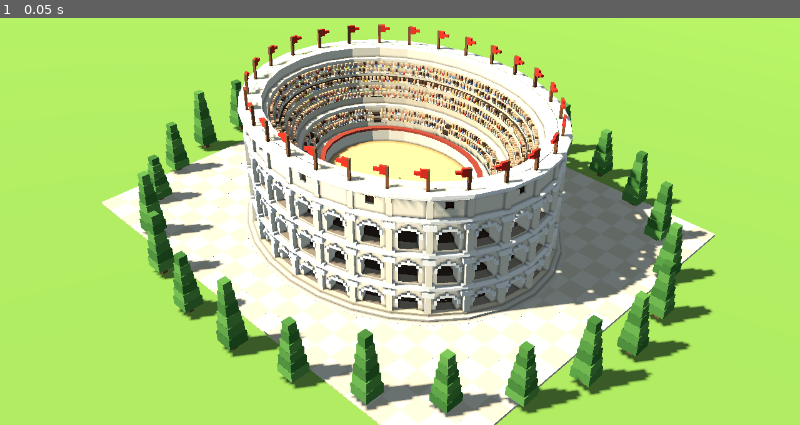
Above: before the commit, frame 1.
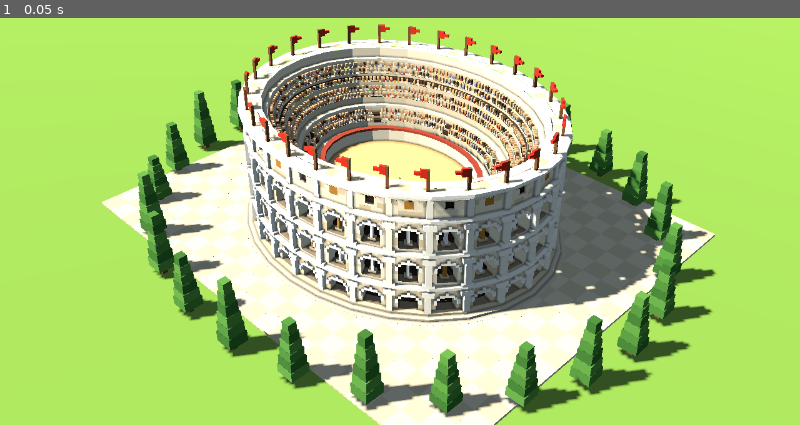
Above: after the commit, the same moment.

Repository: ramonfueglister/apoleia
Game: Godot game, scene res://main.tscn
Same seed, same stepped clock (60 frames per second), same inputs: the game is played once before the commit and once after it.
Inputs:
- Up to frame 1 (0.05 s): no input

The runs differ from the first frame. In frame 1, 1.7% of the frame differs, in the area x 30-81%, y 5-72%.

Commit message:
Colosseum: ashlar variation, statues, bronze shields, calm far crowd
Ashlar courses with darker blocks and a weathered lowest storey (nearest
LOD only), lighter half columns, statues in the upper arches, bronze
shields in the attic, deeper corner occlusion and stronger sun. Coarse
LODs show the crowd in muted mixed tones instead of confetti.

Co-Authored-By: Claude Opus 5.5 (1M context) <noreply@anthropic.com>

Diff:
--- a/prototypes/colosseum/colosseum_mesh.gd
+++ b/prototypes/colosseum/colosseum_mesh.gd
@@ -25,7 +25,7 @@
 const ARENA_E := 0.5        # arena edge as a share of the radius
 const ROW_D := 0.25         # seat row depth
 const FINE := 0.125         # LOD0 voxel size; coarser LODs supersample at this step
-const CACHE := "user://colosseum_v6_%s.res"
+const CACHE := "user://colosseum_v7_%s.res"
 # Voxel sizes of the LODs, and the camera distances where each one shows.
 const LOD_VOXELS := [0.125, 0.25, 0.5]
 const LOD_RANGES := [0.0, 50.0, 140.0, 320.0, 6000.0]
@@ -37,16 +37,21 @@
 	Color("dcb87e"), Color("c9a26a"), Color("e2d4b8"), Color("7a5236"), Color("c8372a"),
 	Color("3a2c24"), Color("d9a27a"), Color("4a3426"), Color("eadbbd"),
 	Color("f2ebdd"), Color("d9c7a8"), Color("a5835f"), Color("b8483a"), Color("6f7f9a"),
-	Color("c9a050"), Color("8a6a50"), Color("e6d8c0"), Color("9a4434")]
+	Color("c9a050"), Color("8a6a50"), Color("e6d8c0"), Color("9a4434"),
+	Color("dccaa8"), Color("d1bd99"), Color("f1ece2"), Color("a8783a"), Color("efe6d2"),
+	Color("c7ae92"), Color("b39a80"), Color("bfa58a"), Color("b47a62")]
 enum { EMPTY, PAVE, STONE, STONE_MID, CORNICE, GALLERY, GALLERY_FLOOR, WINDOW, SEAT_STONE,
 	WALKWAY, SAND, SAND_DARK, PODIUM, MAST, RED, VOMITORIUM, SKIN, HAIR, SILL, CROWD,
-	PODIUM_BAND = 27 }
+	PODIUM_BAND = 27, STONE_LOW, STONE_B, STATUE, BRONZE, COLUMN, CROWD_MUTED }
 const CROWD_COUNT := 8
+const CROWD_MUTED_COUNT := 4
+# Ashlar variation is only worth its triangles at the nearest LOD.
+static var _ashlar := true
 # Top faces that differ from the sides: a sill is stone in front, but its top
 # is the shaded arcade floor seen through the arch.
 const TOP := {SILL: Color("8a7a66")}
 # Corner occlusion: 0 = both sides blocked, 3 = open.
-const AO := [0.55, 0.72, 0.87, 1.0]
+const AO := [0.5, 0.68, 0.85, 1.0]
 # Arch geometry of one arcade storey, shared by the opening and its frame.
 const ARCH_HALF := 0.47
 const ARCH_SPRING := 0.7
@@ -83,7 +88,7 @@
 	if y >= WALL_TOP - 0.375:
 		return CORNICE if d >= -0.125 else EMPTY
 	if y >= TIER * 3.0:
-		return STONE if pier < 0.16 and d >= -0.125 else EMPTY
+		return COLUMN if pier < 0.16 and d >= -0.125 else EMPTY
 	var k := int(y / TIER)
 	var ly := y - k * TIER
 	if ly >= TIER - 0.125:
@@ -95,7 +100,7 @@
 		if pier < 0.25 and d >= -0.25:
 			return CORNICE
 	elif pier < 0.19 and d >= -sqrt(maxf(0.0, 0.19 * 0.19 - pier * pier)) - 0.03:
-		return STONE
+		return COLUMN
 	# Arch frame and keystone, one voxel proud of the wall.
 	if d >= -0.125:
 		var r := Vector2(dx, ly - ARCH_SPRING).length()
@@ -115,12 +120,36 @@
 		var floor_y := PLINTH if k == 0 else 0.125
 		var top := ARCH_SPRING + sqrt(maxf(0.0, ARCH_HALF * ARCH_HALF - dx * dx))
 		if absf(dx) < ARCH_HALF and ly >= floor_y and ly < top:
+			if k > 0 and d >= 0.25:
+				return _statue(dx, ly - floor_y, variant + k)
 			return EMPTY
-		return SILL if ly < floor_y else STONE
+		return SILL if ly < floor_y else _ashlar_at(dx, y, variant, STONE_LOW if k == 0 else STONE)
 	var ly := y - TIER * 3.0
 	if variant % 2 == 0 and absf(dx) < 0.19 and ly >= 0.375 and ly < 0.75:
 		return EMPTY if d < 0.125 else WINDOW
-	return STONE
+	# Bronze shields between the attic windows, one voxel proud.
+	if variant % 2 == 1 and Vector2(dx, ly - 0.56).length() < 0.2:
+		return BRONZE if d < 0.125 else STONE
+	return _ashlar_at(dx, y, variant, STONE)
+
+## Ashlar courses: a few blocks a shade darker, so the wall reads as stone.
+static func _ashlar_at(dx: float, y: float, variant: int, base: int) -> int:
+	if not _ashlar:
+		return base
+	var course := floori(y / 0.25)
+	var block := floori((dx + 0.5 * BAY_W) / 0.5 + 0.5 * (course % 2))
+	return STONE_B if absi(hash(Vector3i(variant, course, block))) % 100 < 28 else base
+
+## A statue on a pedestal in an upper arch; every third one is bronze.
+static func _statue(dx: float, h: float, which: int) -> int:
+	var material := BRONZE if which % 3 == 0 else STATUE
+	if h < 0.125:
+		return STONE_MID if absf(dx) < 0.19 else EMPTY
+	if h < 0.625:
+		return material if absf(dx) < 0.125 else EMPTY
+	if h < 0.75:
+		return material if absf(dx) < 0.07 else EMPTY
+	return EMPTY
 
 ## Ambulatory behind the arches: floors, radial walls at the piers, a dark
 ## back wall. This is what the eye sees through every arch.
@@ -255,7 +284,6 @@
 					counts.fill(0)
 					var solid := 0
 					var people := 0
-					var crowd := CROWD
 					for sz in ss:
 						for sy in ss:
 							for sx in ss:
@@ -267,22 +295,20 @@
 									people += 1
 								if s >= CROWD and s < CROWD + CROWD_COUNT:
 									people += 1
-									if counts[CROWD] == 0:
-										crowd = s
 									s = CROWD
 								counts[s] += 1 << sy
 					if counts[RED] > 0:
 						c = RED
 					elif people * 16 >= ss * ss * ss:
 						# Seated figures are thinner than a coarse voxel: they
-						# become crowd-coloured blocks instead of vanishing.
-						c = crowd if counts[CROWD] > 0 else SKIN
+						# become calm mixed crowd tones, not vanishing or confetti.
+						c = CROWD_MUTED + absi(hash(Vector4i(variant, x, y, z))) % CROWD_MUTED_COUNT
 					elif solid * 8 >= ss * ss * ss * 3:
 						var best := 0
 						for i in range(1, counts.size()):
 							if counts[i] > counts[best]:
 								best = i
-						c = crowd if best == CROWD else best
+						c = CROWD_MUTED + absi(hash(Vector4i(variant, x, y, z))) % CROWD_MUTED_COUNT if best == CROWD else best
 				grid[x + n.x * (y + n.y * z)] = c
 	return {"grid": grid, "n": n, "v": v}
 
@@ -421,6 +447,7 @@
 ## The ring at voxel size v: each variant is voxelized and meshed once, then
 ## bent onto every bay that uses it.
 static func build(v: float) -> ArrayMesh:
+	_ashlar = v <= FINE
 	var st := SurfaceTool.new()
 	st.begin(Mesh.PRIMITIVE_TRIANGLES)
 	for variant in VARIANTS:
@@ -448,7 +475,7 @@
 		_flat(st, [_onto(p0, 0.0, WALL_TOP), _onto(p1, 0.0, WALL_TOP), _onto(p1, 0.75, WALL_TOP), _onto(p0, 0.75, WALL_TOP)],
 			PALETTE[CORNICE].lerp(PALETTE[RED], 0.55), Vector3.UP)
 		_flat(st, [_onto(p0, 1.0, SEAT_TOP), _onto(p1, 1.0, SEAT_TOP), _onto(p1, arena, PODIUM_TOP), _onto(p0, arena, PODIUM_TOP)],
-			PALETTE[CROWD + 1].lerp(PALETTE[CROWD + 2], 0.5), Vector3.UP)
+			PALETTE[CROWD_MUTED + 1], Vector3.UP)
 		_flat(st, [_onto(p0, 0.75, WALL_TOP), _onto(p1, 0.75, WALL_TOP), _onto(p1, 0.75, SEAT_TOP), _onto(p0, 0.75, SEAT_TOP)], PALETTE[STONE_MID], -out)
 		_flat(st, [_onto(p0, arena, PODIUM_TOP), _onto(p1, arena, PODIUM_TOP), _onto(p1, arena, ARENA_Y), _onto(p0, arena, ARENA_Y)], PALETTE[PODIUM], -out)
 		var centre := Vector3(0, ARENA_Y, 0)
--- a/prototypes/colosseum/main.gd
+++ b/prototypes/colosseum/main.gd
@@ -52,7 +52,7 @@
 	# Urbek-like light: cool sky fill in the shadows, soft occlusion, a
 	# warm sun, colours kept bright rather than filmic-washed.
 	env.ambient_light_color = Color("a9bfd8")
-	env.ambient_light_energy = 0.55
+	env.ambient_light_energy = 0.42
 	env.tonemap_mode = Environment.TONE_MAPPER_LINEAR
 	env.tonemap_exposure = 0.95
 	env.adjustment_enabled = true
@@ -65,7 +65,7 @@
 	add_child(we)
 	var sun := DirectionalLight3D.new()
 	sun.rotation_degrees = Vector3(-50, -35, 0)
-	sun.light_energy = 1.1
+	sun.light_energy = 1.25
 	sun.light_color = Color("fff1de")
 	sun.shadow_blur = 1.5
 	sun.shadow_enabled = not args.has("noshadow")
